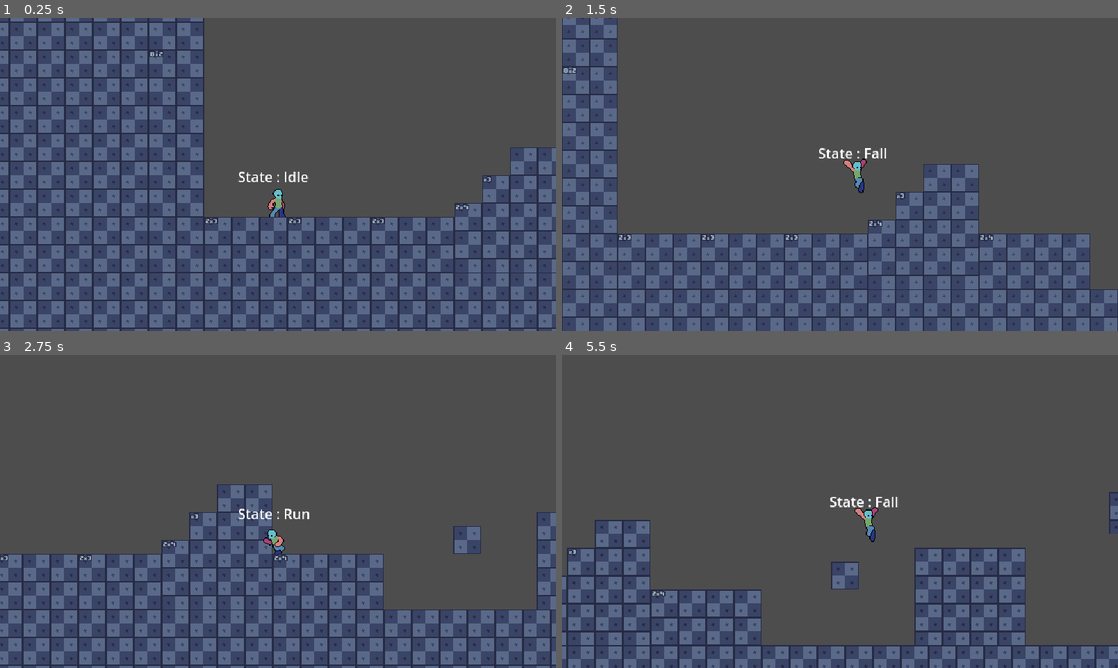
Above: before the commit, frames 1-4 (two rows, left to right).
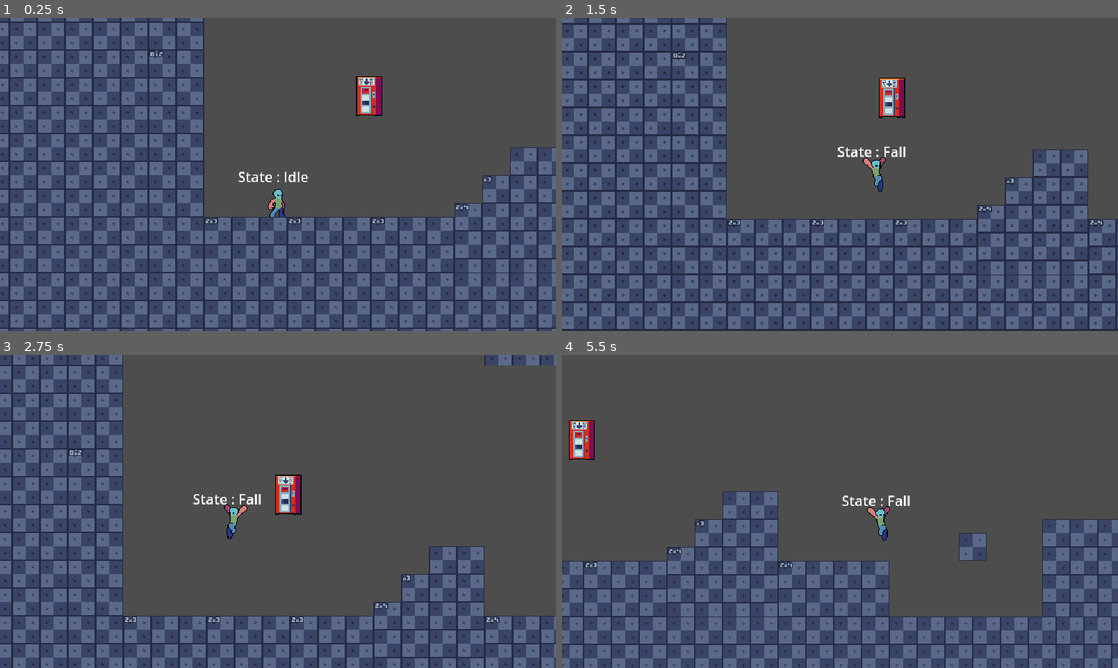
Above: after the commit, the same moments.

Repository: MattDev97/ProjectDelivery
Game: Godot game, scene res://Main.tscn
The game is run twice, just before and just after one commit, with the same random seed, the same clock (stepped at 60 frames per second) and the same inputs.
Inputs:
- Up to frame 1 (0.25 s): no input
- Up to frame 2 (1.5 s): hold E (attack_1, bound only after the commit) 0.53-1.28 s; hold D (move_right) from 0.53 s (still down); tap Space (jump) at 0.77, 0.8, 1.07, 1.35 s
- Up to frame 3 (2.75 s): tap Space (jump) at 1.52, 1.82, 2.3 s; tap E (attack_1, bound only after the commit) at 1.55 s; release D (move_right) at 2.03 s; hold A (move_left) from 2.03 s (still down); hold E (attack_1, bound only after the commit) from 2.03 s (still down)
- Up to frame 4 (5.5 s): release A (move_left) at 2.78 s; release E (attack_1, bound only after the commit) at 2.78 s; hold D (move_right) 2.78-4.28 s; tap E (attack_1, bound only after the commit) at 2.85, 4.35 s; tap Space (jump) at 3.02, 3.32, 3.6, 3.77, 4.07, 4.52, 4.82, 5.3 s; hold A (move_left) 4.28-5.03 s; hold D (move_right) from 5.03 s (still down); hold E (attack_1, bound only after the commit) from 5.03 s (still down)

The runs differ from the first frame. In frame 1, 0.6% of the frame differs, in the area x 64-69%, y 18-32%; in frame 2, 48%, in the area x 0-100%, y 0-100%; in frame 3, 45%; in frame 4, 36%.

Commit message:
Added basic attack state

Diff:
--- a/Main.tscn
+++ b/Main.tscn
@@ -1,10 +1,14 @@
-[gd_scene load_steps=6 format=4 uid="uid://bo41dx2arq7tf"]
+[gd_scene load_steps=9 format=4 uid="uid://bo41dx2arq7tf"]
 
 [ext_resource type="Texture2D" uid="uid://mnxlwlmag0u1" path="res://assets/background/CityLayers/back.png" id="1_3dxm6"]
 [ext_resource type="TileSet" uid="uid://d2bnpoi40mdnr" path="res://assets/tileset_resources/Grey.tres" id="1_glv2v"]
 [ext_resource type="PackedScene" uid="uid://rv0j4ek8e0bq" path="res://scenes/player/Player.tscn" id="2_uu6xs"]
 [ext_resource type="Texture2D" uid="uid://breq2e4hdjvx6" path="res://assets/background/CityLayers/middle.png" id="3_trn2v"]
 [ext_resource type="Texture2D" uid="uid://c0hp7gt6l6kaf" path="res://assets/background/CityLayers/foreground.png" id="4_03owx"]
+[ext_resource type="Texture2D" uid="uid://dw5oyad45pqu1" path="res://assets/sprites/3 Objects/Vending machines/2.png" id="6_lgr22"]
+[ext_resource type="PackedScene" uid="uid://dk0h5acav7nc6" path="res://scenes/components/gravity.tscn" id="7_trn2v"]
+
+[sub_resource type="CircleShape2D" id="CircleShape2D_03owx"]
 
 [node name="Main" type="Node2D"]
 
@@ -54,3 +58,14 @@
 [node name="Camera2D" type="Camera2D" parent="Player"]
 offset = Vector2(0, -40)
 position_smoothing_enabled = true
+
+[node name="CharacterBody2D" type="CharacterBody2D" parent="."]
+
+[node name="CollisionShape2D" type="CollisionShape2D" parent="CharacterBody2D"]
+shape = SubResource("CircleShape2D_03owx")
+
+[node name="Sprite2D" type="Sprite2D" parent="CharacterBody2D"]
+position = Vector2(350, 261)
+texture = ExtResource("6_lgr22")
+
+[node name="gravity_component" parent="CharacterBody2D" instance=ExtResource("7_trn2v")]
--- a/project.godot
+++ b/project.godot
@@ -54,7 +54,8 @@
 }
 attack_1={
 "deadzone": 0.2,
-"events": []
+"events": [Object(InputEventKey,"resource_local_to_scene":false,"resource_name":"","device":-1,"window_id":0,"alt_pressed":false,"shift_pressed":false,"ctrl_pressed":false,"meta_pressed":false,"pressed":false,"keycode":0,"physical_keycode":69,"key_label":0,"unicode":101,"location":0,"echo":false,"script":null)
+]
 }
 attack_2={
 "deadzone": 0.2,
--- a/scenes/components/gravity.gd
+++ b/scenes/components/gravity.gd
@@ -1,23 +1,15 @@
+# scenes/components/gravity_component.gd
 class_name GravityComponent
 extends Node
 
 @export_subgroup("Settings")
 @export var gravity: float = 2500.0
 
+# The component finds its own parent!
+@onready var body: CharacterBody2D = get_parent()
 
-var is_falling: bool = false
-
-func handle_gravity(body: CharacterBody2D, delta: float) -> void:
+func _physics_process(delta: float) -> void:
+	# Now you don't need to call this manually in Player.gd!
+	# The component does the work itself.
 	if not body.is_on_floor():
 		body.velocity.y += gravity * delta
-
-	is_falling = body.velocity.y > 0 and not body.is_on_floor()
-
-# Called when the node enters the scene tree for the first time.
-func _ready() -> void:
-	pass # Replace with function body.
-
-
-# Called every frame. 'delta' is the elapsed time since the previous frame.
-func _process(delta: float) -> void:
-	pass
--- a/scenes/player/Player.tscn
+++ b/scenes/player/Player.tscn
@@ -16,11 +16,8 @@
 [ext_resource type="PackedScene" uid="uid://cybaqaepqsu8" path="res://scenes/components/advanced_jump_component.tscn" id="12_180ig"]
 [ext_resource type="Script" uid="uid://fiaq6np0wfbp" path="res://scenes/player/character_state_machine.gd" id="13_20koh"]
 [ext_resource type="Script" uid="uid://chhd6vawmamo8" path="res://scenes/player/state_debug_label.gd" id="16_8qjgm"]
-[ext_resource type="Script" uid="uid://cn1pkipx1ex5s" path="res://scenes/player/health_component.gd" id="16_ro0t8"]
 [ext_resource type="Script" uid="uid://cddsa4jqrpo6b" path="res://scenes/player/states/idle_state.gd" id="17_kswpp"]
-[ext_resource type="Script" uid="uid://c387lvipjtw6o" path="res://scenes/player/hurtbox_component.gd" id="17_p1lr0"]
 [ext_resource type="Script" uid="uid://b4n34k5okmtue" path="res://scenes/player/states/run_state.gd" id="18_2xrq6"]
-[ext_resource type="Script" uid="uid://b388w2xausnuh" path="res://scenes/player/hitbox_component.gd" id="18_ro0t8"]
 [ext_resource type="Script" uid="uid://doqw2wb1ceh2l" path="res://scenes/player/states/jump_state.gd" id="19_pi3ps"]
 [ext_resource type="Script" uid="uid://cj7ptn52jmw5q" path="res://scenes/player/states/fall_state.gd" id="20_kswpp"]
 [ext_resource type="Script" uid="uid://bqcdalmpfc5qk" path="res://scenes/player/attack_state.gd" id="24_8nn5r"]
@@ -197,7 +194,7 @@
 "duration": 1.0,
 "texture": SubResource("AtlasTexture_5ttev")
 }],
-"loop": true,
+"loop": false,
 "name": &"attack",
 "speed": 12.0
 }, {
@@ -357,6 +354,7 @@
 position = Vector2(28, -18)
 rotation = 1.5707964
 shape = SubResource("CapsuleShape2D_ro0t8")
+disabled = true
 
 [node name="GravityComponent" parent="." instance=ExtResource("7_npwbq")]
 
@@ -371,23 +369,12 @@
 
 [node name="AdvancedJumpComponent" parent="." instance=ExtResource("12_180ig")]
 
-[node name="HealthComponent" type="Node" parent="."]
-script = ExtResource("16_ro0t8")
-
-[node name="HurtboxComponent" type="Node" parent="." node_paths=PackedStringArray("health_component")]
-script = ExtResource("17_p1lr0")
-health_component = NodePath("../HealthComponent")
-
-[node name="HitboxComponent" type="Node" parent="."]
-script = ExtResource("18_ro0t8")
-
-[node name="CharacterStateMachine" type="Node" parent="." node_paths=PackedStringArray("character", "current_state", "movement_component", "jump_component", "gravity_component", "animation_component")]
+[node name="CharacterStateMachine" type="Node" parent="." node_paths=PackedStringArray("character", "current_state", "movement_component", "jump_component", "animation_component")]
 script = ExtResource("13_20koh")
 character = NodePath("..")
 current_state = NodePath("Idle")
 movement_component = NodePath("../MovementComponent")
 jump_component = NodePath("../AdvancedJumpComponent")
-gravity_component = NodePath("../GravityComponent")
 animation_component = NodePath("../AnimationComponent")
 
 [node name="Idle" type="Node" parent="CharacterStateMachine"]
@@ -402,7 +389,8 @@
 [node name="Fall" type="Node" parent="CharacterStateMachine"]
 script = ExtResource("20_kswpp")
 
-[node name="Attack" type="Node" parent="CharacterStateMachine"]
+[node name="Attack" type="Node" parent="CharacterStateMachine" node_paths=PackedStringArray("attack_col")]
 script = ExtResource("24_8nn5r")
+attack_col = NodePath("../../Attack Col")
 
 [node name="Debug" type="Node" parent="."]
--- a/scenes/player/attack_state.gd
+++ b/scenes/player/attack_state.gd
@@ -1,11 +1,43 @@
-extends Node
+extends State
+class_name AttackState
 
+@export var return_state : State
+@export var attack_col : CollisionShape2D
+@export var attack_damage : float = 10.0
 
-# Called when the node enters the scene tree for the first time.
-func _ready() -> void:
-	pass # Replace with function body.
+# Timer for "combo" windows (optional, but good for polish)
+var is_attacking : bool = false
 
+func on_enter():
+	is_attacking = true
 
-# Called every frame. 'delta' is the elapsed time since the previous frame.
-func _process(delta: float) -> void:
-	pass
+	# 1. Stop Movement (Optional: allow small slide if you want)
+	character.velocity.x = 0
+
+	# 2. Play Animation
+	# Assuming your AnimationComponent handles this, or direct call:
+	character.animated_sprite_2d.play("attack")
+
+	# 3. Enable Hitbox (Deferred is safer for physics)
+	if attack_col:
+		attack_col.set_deferred("disabled", false)
+
+	# 4. Listen for animation finish to exit state
+	if not character.animated_sprite_2d.animation_finished.is_connected(_on_animation_finished):
+		character.animated_sprite_2d.animation_finished.connect(_on_animation_finished)
+
+func on_exit():
+	is_attacking = false
+
+	# Disable Hitbox immediately
+	if attack_col:
+		attack_col.set_deferred("disabled", true)
+
+	# Clean up signal
+	if character.animated_sprite_2d.animation_finished.is_connected(_on_animation_finished):
+		character.animated_sprite_2d.animation_finished.disconnect(_on_animation_finished)
+
+func _on_animation_finished():
+	# Automatically go back to Ground (which will switch to Idle or Run)
+	if is_attacking:
+		character.set_next_state('Idle')
--- a/scenes/player/character_state_machine.gd
+++ b/scenes/player/character_state_machine.gd
@@ -8,7 +8,6 @@
 @export_subgroup("Components")
 @export var movement_component: MovementComponent
 @export var jump_component: AdvancedJumpComponent
-@export var gravity_component: GravityComponent
 @export var animation_component: AnimationComponent
 
 var states : Array[State]
@@ -21,7 +20,6 @@
 			child.character = character
 			child.movement_component = movement_component
 			child.jump_component = jump_component
-			child.gravity_component = gravity_component
 			child.animation_component = animation_component
 		else:
 			push_warning("Child " + child.name + " is not a state for CharacterStateMachine.")
--- a/scenes/player/states/fall_state.gd
+++ b/scenes/player/states/fall_state.gd
@@ -14,7 +14,6 @@
 	animation_component.handle_jump_animation(false, true)
 
 func state_process(delta):
-	gravity_component.handle_gravity(character, delta)
 
 	var direction = character.input_component.input_horizontal
 	movement_component.handle_horizontal_movement(character, direction)
--- a/scenes/player/states/idle_state.gd
+++ b/scenes/player/states/idle_state.gd
@@ -6,8 +6,6 @@
 	animation_component.handle_move_animation(0) # Play Idle anim
 
 func state_process(delta):
-	# Apply Gravity (Global rule, usually good to keep everywhere)
-	gravity_component.handle_gravity(character, delta)
 
 	# Decelerate to 0 since input is 0
 	movement_component.handle_horizontal_movement(character, 0)
@@ -22,3 +20,8 @@
 
 	if !character.is_on_floor() && character.velocity.y > 0:
 		character.set_next_state("Fall")
+
+func state_input(event):
+	# ADD THIS: Attack Trigger
+	if event.is_action_pressed("attack_1"): # Make sure "attack" is in Project Settings -> Input Map
+		character.set_next_state("Attack")
--- a/scenes/player/states/jump_state.gd
+++ b/scenes/player/states/jump_state.gd
@@ -9,8 +9,6 @@
 	animation_component.handle_jump_animation(true, false)
 
 func state_process(delta):
-	gravity_component.handle_gravity(character, delta)
-
 	# Air control
 	var direction = character.input_component.input_horizontal
 	movement_component.handle_horizontal_movement(character, direction)
--- a/scenes/player/states/run_state.gd
+++ b/scenes/player/states/run_state.gd
@@ -7,8 +7,6 @@
 	pass
 
 func state_process(delta):
-	gravity_component.handle_gravity(character, delta)
-
 	var direction = character.input_component.input_horizontal
 	movement_component.handle_horizontal_movement(character, direction)
 	animation_component.handle_move_animation(direction)
@@ -23,3 +21,8 @@
 
 	if !character.is_on_floor() && character.velocity.y > 0:
 		character.set_next_state("Fall")
+
+func state_input(event):
+	# ADD THIS: Attack Trigger
+	if event.is_action_pressed("attack_1"): # Make sure "attack" is in Project Settings -> Input Map
+		character.set_next_state("Attack")
Binary file added: assets/sprites/3 Objects/Lamps/1.png
Not shown, added: assets/sprites/3 Objects/Lamps/1.png.import
Binary file added: assets/sprites/3 Objects/Lamps/2.png
Not shown, added: assets/sprites/3 Objects/Lamps/2.png.import
Binary file added: assets/sprites/3 Objects/Lamps/3.png
Not shown, added: assets/sprites/3 Objects/Lamps/3.png.import
Binary file added: assets/sprites/3 Objects/Signboards/1.png
Not shown, added: assets/sprites/3 Objects/Signboards/1.png.import
Binary file added: assets/sprites/3 Objects/Signboards/10.png
Not shown, added: assets/sprites/3 Objects/Signboards/10.png.import
Binary file added: assets/sprites/3 Objects/Signboards/11.png
Not shown, added: assets/sprites/3 Objects/Signboards/11.png.import
(and 45 more such lines)
